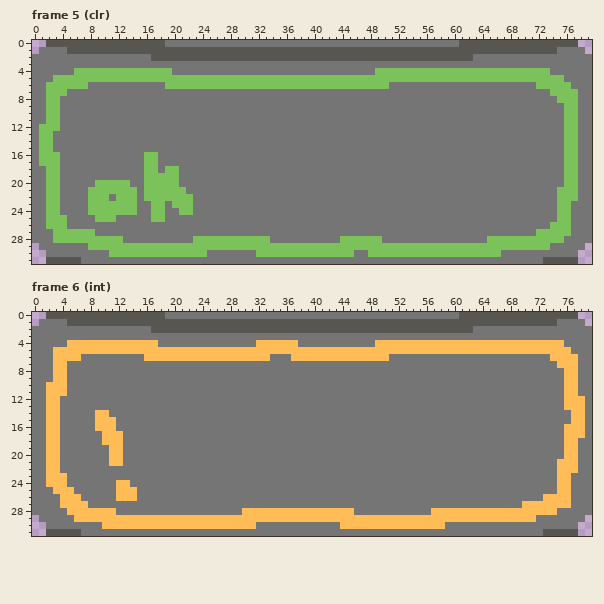
Pixel-art file -- lockdeck/assets/depths/depth template.aseprite. That is the earlier state.
80x32 pixels, 33 frames. Shown: frame 5 (clr), frame 6 (int). The commit also changed other frames, which this record leaves out.
The same view after the edit:
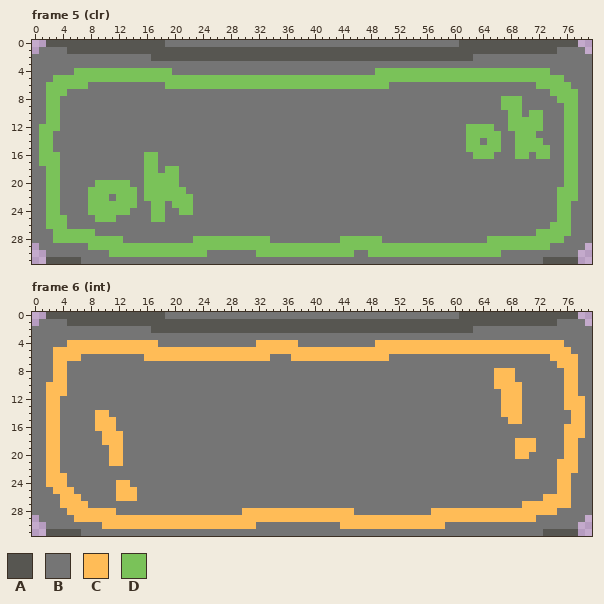
Palette (. is transparent): A #575651  B #757575  C #ffbc57  D #7ac259
The edit:
Frame 5 (clr), layer "inline":
y 8..9: x 67..69 BBB -> DDD
y 10: x 68..69 BB -> DD; x 71..72 BB -> DD
y 11: x 68..72 BBBBB -> DDDDD
y 12: x 62..65 BBBB -> DDDD; x 68..72 BBBBB -> DDDDD
y 13: x 62..66 BBBBB -> DDDDD; x 69..71 BBB -> DDD
y 14: x 62..63 BB -> DD; x 65..66 BB -> DD; x 69..72 BBBB -> DDDD
y 15: x 62..66 BBBBB -> DDDDD; x 69..73 BBBBB -> DDDDD
y 16: x 63..65 BBB -> DDD; x 69..70 BB -> DD; x 72..73 BB -> DD
y 24: x 14 D -> B
Frame 6 (int), layer "inline":
y 8..9: x 66..68 BBB -> CCC
y 10: x 66..69 BBBB -> CCCC
y 11..14: x 67..69 BBB -> CCC
y 15: x 68..69 BB -> CC
y 18..19: x 69..71 BBB -> CCC
y 20: x 69..70 BB -> CC
Pixel boxes of the changes (left, top, right, bottom) in both pictures:
changed: (466, 96, 550, 159)
changed: (130, 208, 137, 215)
changed: (494, 368, 536, 459)
